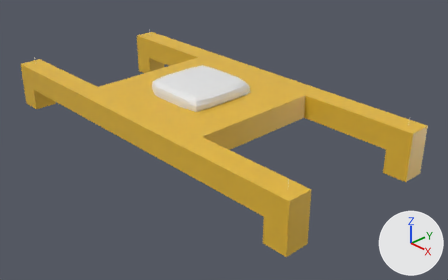
Two versions of the Blender file CAD/Drone.blend, one commit apart.
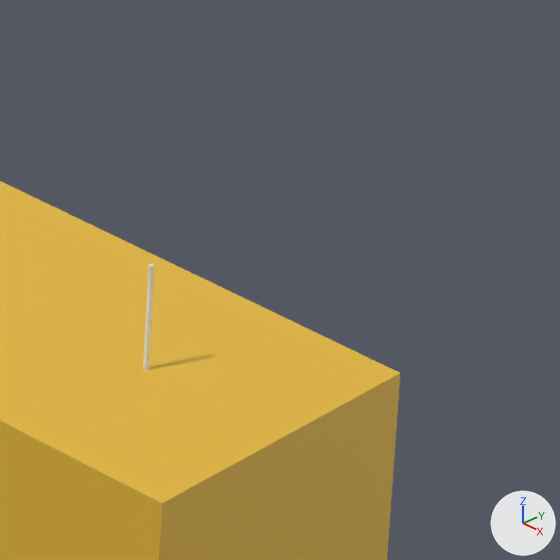
The first picture shows the older version from a camera (50 mm lens) standing at (0.55, -0.476, 0.304) and looking at (0.035, 0.009, -0.044). The close-ups show the older and then the newer version on the part from 61% to 73% of the width and 55% to 74% of the height of that picture. Only the edits that show in the close-ups are written down. Every picture has the same lights, and +X, +Y and +Z are marked at lower right.
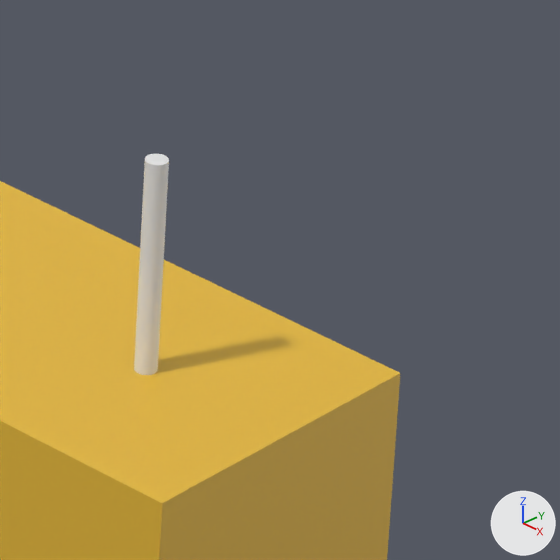
Boxes (x1, y1, x2, y2) around the edits, measured in the close-ups (560 x 560 px):
'Cylinder.002', added: after (134, 154, 169, 375)
part 1 of me_cube_001, deleted: before (143, 264, 154, 371)

Diff of the bpy script that builds the scene:
```diff
--- a/CAD/Drone.blend.py
+++ b/CAD/Drone.blend.py
@@ me_cube_001 @@
 # used by ob_cube_001; location = (0.0, -0.1, 0.0); scale = (0.25, 0.015, 0.015)
-me_cube_001.from_pydata(...)  # 312 vertices, 178 faces; spans x -1.0..1.0, y -1.0..14.3, z -3.0..1.7
+me_cube_001.from_pydata(...)  # 56 vertices, 42 faces; spans x -1.0..1.0, y -1.0..14.3, z -3.0..1.0
+# me_cube_001 part 1: the loose piece of 64 vertices spanning x 0.9, y 0.0, z 1.0..1.7 is deleted
+# other edits to the shape of me_cube_001 do not show in these pictures
 me_cube_001.materials.append(mat_material)
-me_cube_001.materials.append(mat_material_001)  # white #e7e7e7
@@ me_cylinder_002 @@
+me_cylinder_002.from_pydata(...)  # a 32-sided cylinder along z spanning x -1.0..1.0, y -1.0..1.0, z -1.0..1.0
@@ ob_cylinder_002 @@
+ob_cylinder_002 = bpy.data.objects.new('Cylinder.002', me_cylinder_002)
+ob_cylinder_002.location = (0.235, -0.1, 0.025)
+ob_cylinder_002.scale = (0.001, 0.001, 0.01)
```
